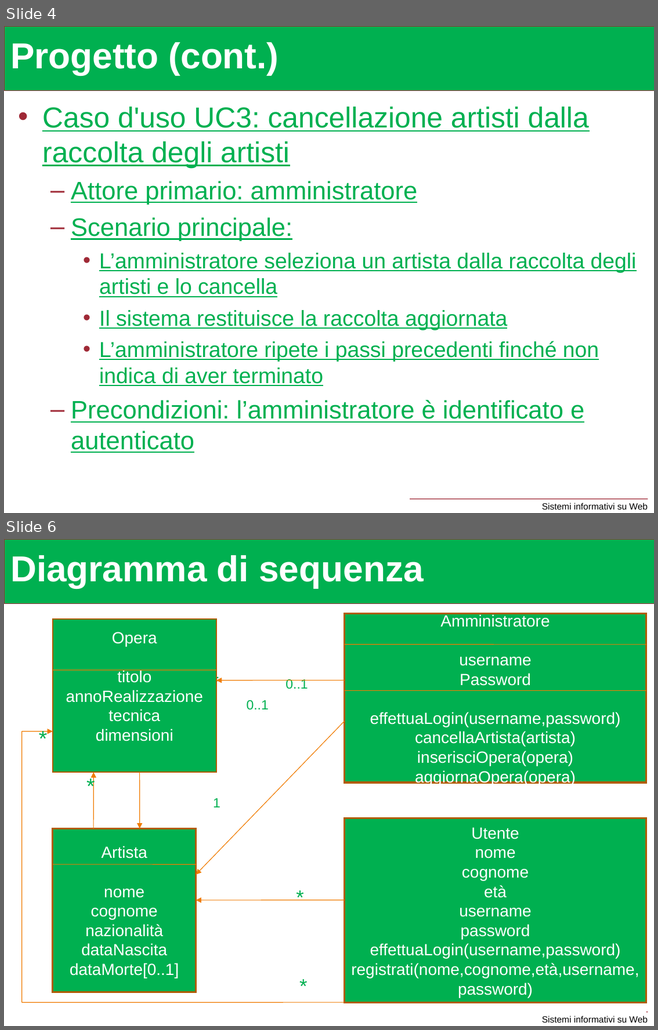
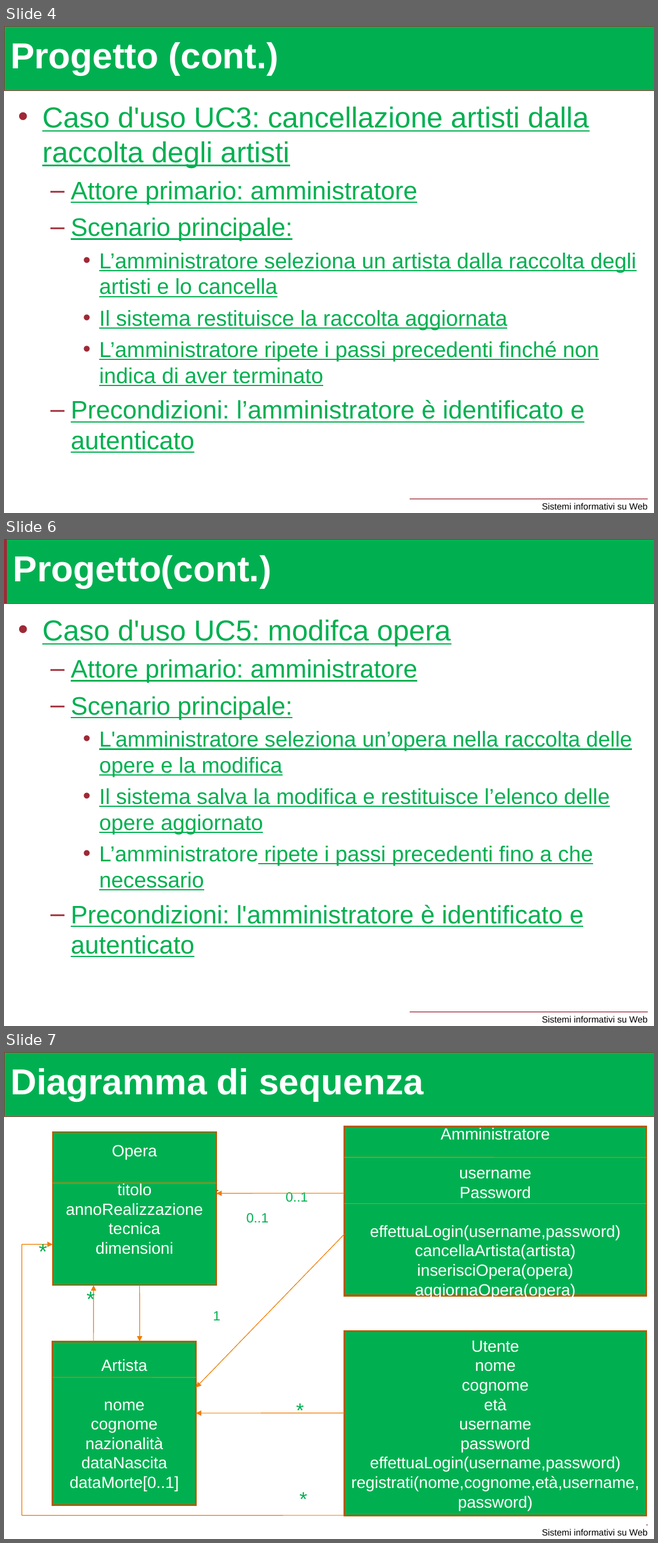
Before and after one commit to Zefyrus94/progettoSiw2017, a slide deck: galleria/casi d'uso e DCD.ppt. Shown one above the other, each under a label of ours: slides 4 and 6 before the commit, slides 4, 6 and 7 after it; the slides between them are not shown. The pictures are 658x1030 and 658x1543 pixels, drawn with LibreOffice and Linux fonts; fonts in the diff are those of the drawing. Boxes give left, top, right and bottom in pixels: in the first picture for what was removed or moved away, otherwise in the second. Text is boxed around its words. In the diff, an @@ line names an element or a change of style, - is before the commit and + after.

Commit message:
risolto bug modifica opera

```diff
--- a/galleria/casi d'uso e DCD.ppt
+++ b/galleria/casi d'uso e DCD.ppt
@@ slide 6 added at [4, 539, 654, 1026], background #FFFFFF; not listed: 3 template elements that a slide beside it also shows @@
@@ title added at [6, 539, 654, 603], fill #00B050, outline #9F2936 0.74 pt, 40 pt, text #FFFFFF, bold @@
+Progetto(cont.)
@@ text added at [42, 620, 632, 957], 24 pt, text #00B050, underline @@
+• Caso d'uso UC5: modifca opera
+  – Attore primario: amministratore
+  – Scenario principale:
+    • L'amministratore seleziona un’opera nella raccolta delle opere e la modifica
+    • Il sistema salva la modifica e restituisce l’elenco delle opere aggiornato
+    • L’amministratore ripete i passi precedenti fino a che necessario
+  – Precondizioni: l'amministratore è identificato e autenticato
@@ what was slide 6 is now slide 7 @@
```
Also in this commit, not shown: 1 slide changed, 8 other files.
